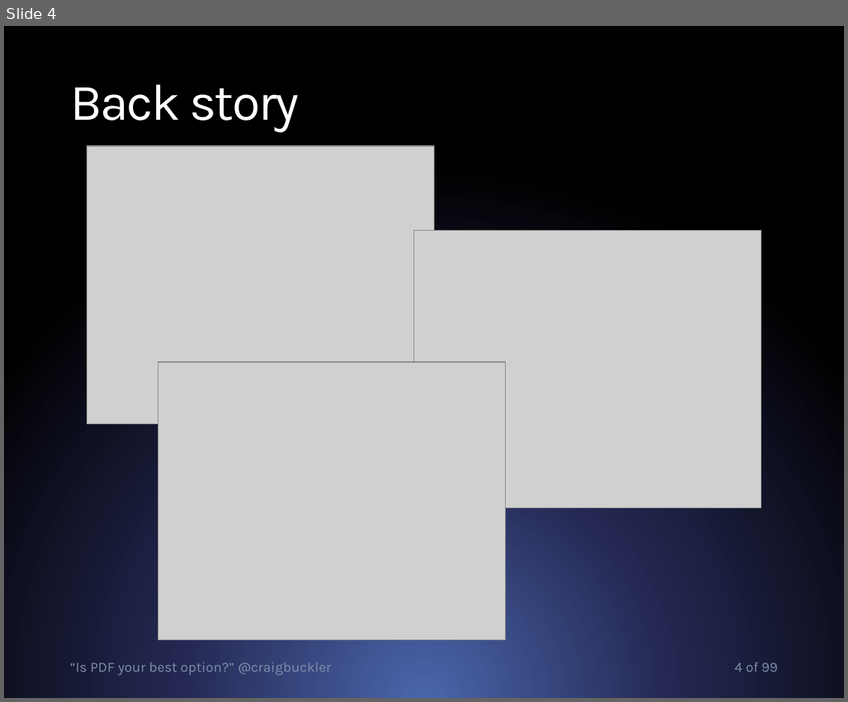
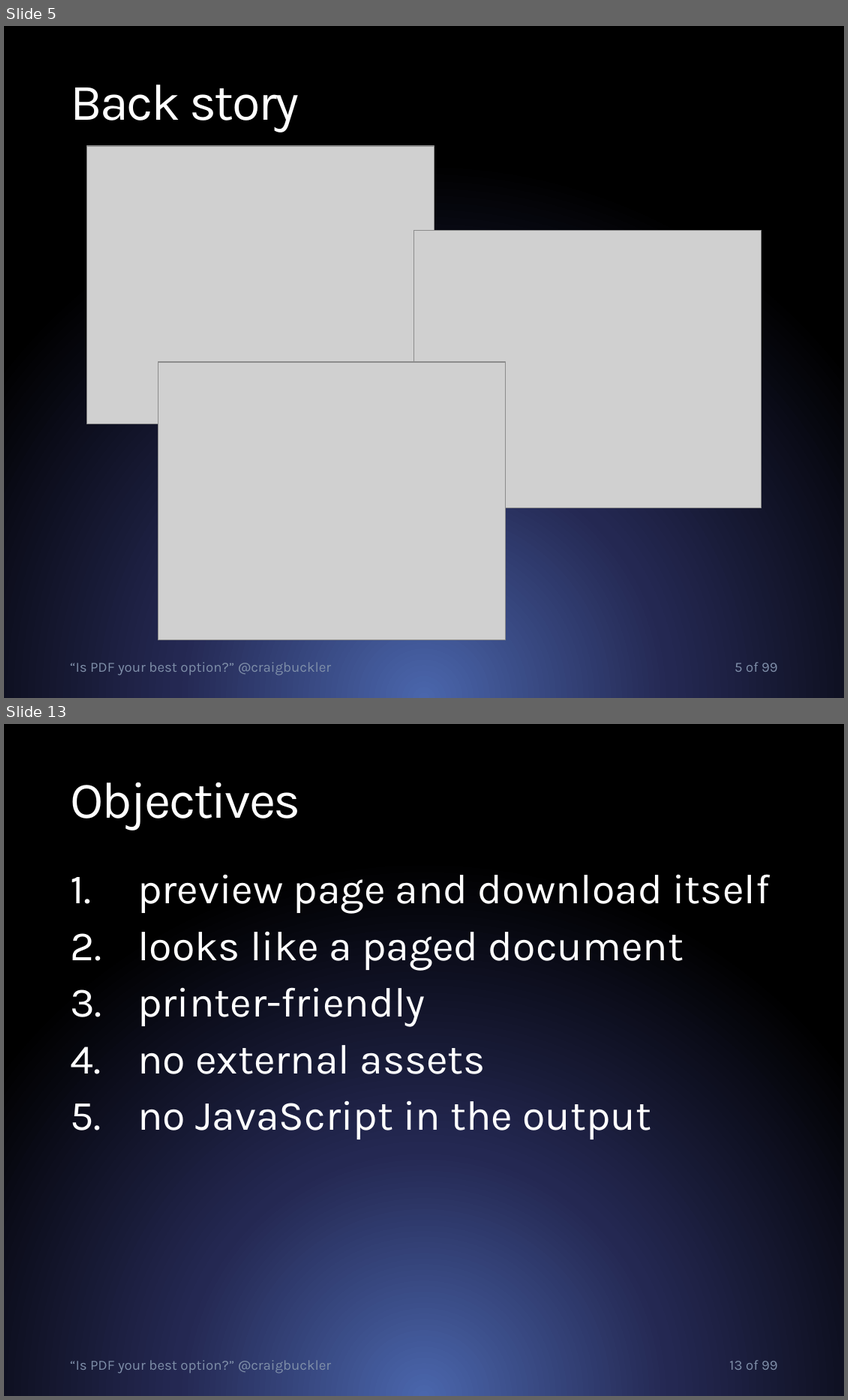
Before and after one commit to craigbuckler/html5-export, a slide deck: craigbuckler-pdf-html.pptx. Shown one above the other, each under a label of ours: slide 4 before the commit, slides 5 and 13 after it; the slides between them are not shown. The pictures are 848x702 and 848x1400 pixels, drawn with LibreOffice and Linux fonts; fonts in the diff are those of the drawing; grey boxes stand for pictures. Boxes give left, top, right and bottom in pixels: in the first picture for what was removed or moved away, otherwise in the second. Text is boxed around its words. In the diff, an @@ line names an element or a change of style, - is before the commit and + after.

```diff
--- a/craigbuckler-pdf-html.pptx
+++ b/craigbuckler-pdf-html.pptx
@@ slide 13 added at (4, 724, 844, 1396), background gradient #4A66AC to #242852 to #000000 @@
@@ title added at (70, 782, 301, 830), 44.3 pt, text #FFFFFF @@
+Objectives
@@ text added at (138, 874, 770, 1140), 36 pt, text #FFFFFF @@
+1. preview page and download itself
+2. looks like a paged document
+3. printer-friendly
+4. no external assets
+5. no JavaScript in the output
@@ text added at (70, 1360, 331, 1374), 12.1 pt, text #7F8FA9 @@
+“Is PDF your best option?” @craigbuckler
@@ page number added at (729, 1360, 778, 1370), 12.1 pt, text #7F8FA9 @@
+13 of 99
@@ what was slide 4 is now slide 5 @@
@@ page number at (734, 662, 778, 672): text changed @@
-4 of 99
+5 of 99
```
Also in this commit, not shown: 1 slide changed, 7 other slides added, 3 other files.
